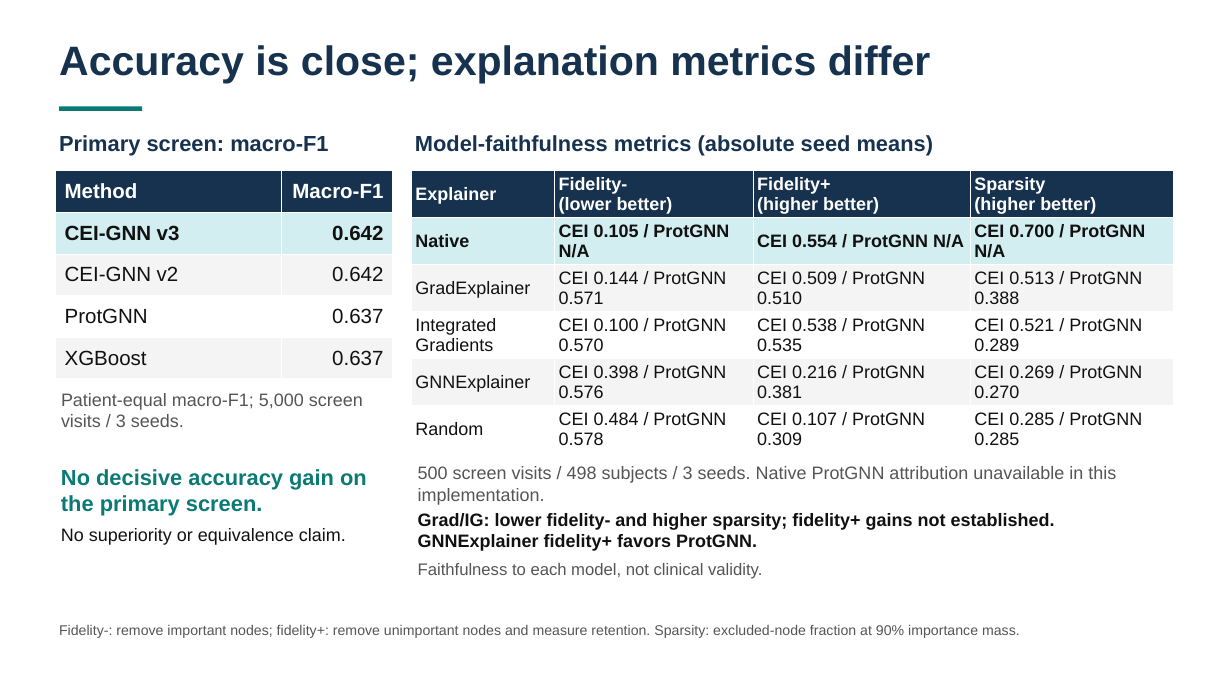
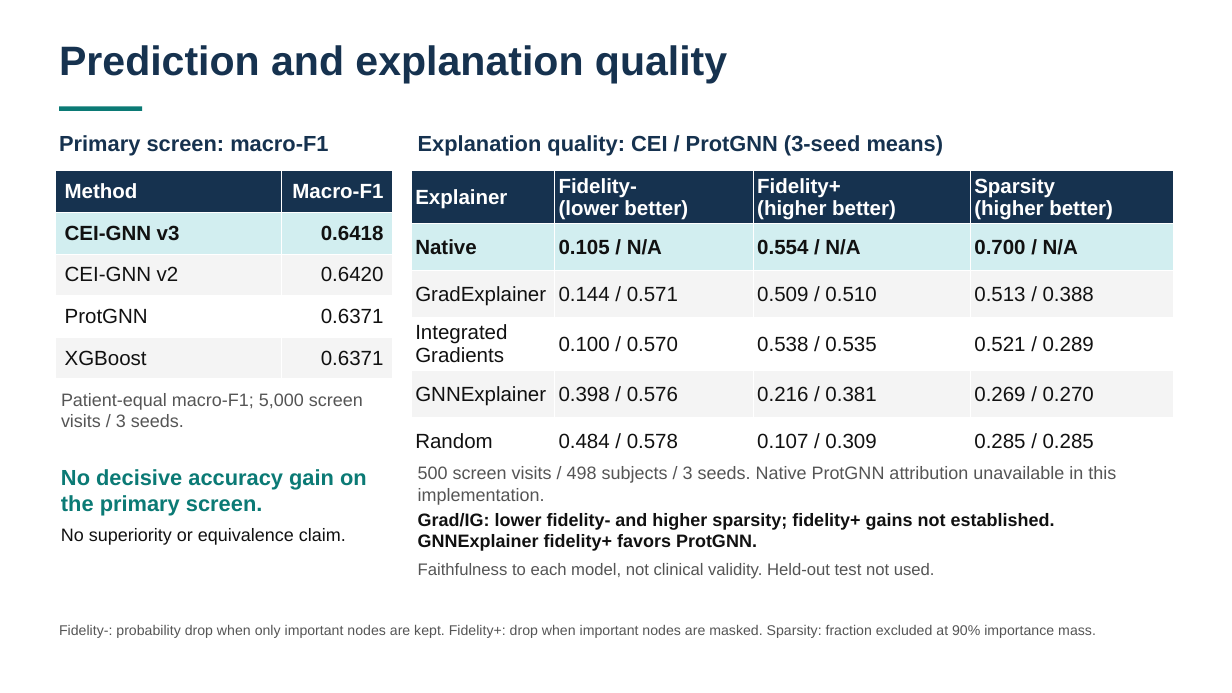
Before and after one commit to nfcolak/MedGNN---Explainable-Graph-Neural-Networks-for-Medical-Diagnosis, a slide deck: slide 3 of docs/presentations/cei-overview/cei-overview.pptx. Drawn at 1232x693 pixels with LibreOffice and Linux fonts; fonts in the diff are those of the drawing. Boxes give left, top, right and bottom in pixels: in the first picture for what was removed or moved away, otherwise in the second. Text is boxed around its words. In the diff, an @@ line names an element or a change of style, - is before the commit and + after.

Commit message:
docs: correct CEI fidelity slide definitions

```diff
--- a/docs/presentations/cei-overview/cei-overview.pptx
+++ b/docs/presentations/cei-overview/cei-overview.pptx
@@ text at bbox=[59, 45, 727, 83]: text changed @@
-Accuracy is close; explanation metrics differ
+Prediction and explanation quality
@@ text at bbox=[418, 135, 944, 155]: text changed @@
-Model-faithfulness metrics (absolute seed means)
+Explanation quality: CEI / ProtGNN (3-seed means)
@@ table at bbox=[55, 171, 393, 379] @@
-row 2, column 2: 0.642
+row 2, column 2: 0.6418
-row 3, column 2: 0.642
+row 3, column 2: 0.6420
-row 4, column 2: 0.637
+row 4, column 2: 0.6371
-row 5, column 2: 0.637
+row 5, column 2: 0.6371
@@ table at bbox=[411, 171, 1174, 453] @@
-row 2: Native | CEI 0.105 / ProtGNN N/A | CEI 0.554 / ProtGNN N/A | CEI 0.700 / ProtGNN N/A
+row 2: Native | 0.105 / N/A | 0.554 / N/A | 0.700 / N/A
-row 3: GradExplainer | CEI 0.144 / ProtGNN 0.571 | CEI 0.509 / ProtGNN 0.510 | CEI 0.513 / ProtGNN 0.388
+row 3: GradExplainer | 0.144 / 0.571 | 0.509 / 0.510 | 0.513 / 0.388
-row 4: Integrated Gradients | CEI 0.100 / ProtGNN 0.570 | CEI 0.538 / ProtGNN 0.535 | CEI 0.521 / ProtGNN 0.289
+row 4: Integrated Gradients | 0.100 / 0.570 | 0.538 / 0.535 | 0.521 / 0.289
-row 5: GNNExplainer | CEI 0.398 / ProtGNN 0.576 | CEI 0.216 / ProtGNN 0.381 | CEI 0.269 / ProtGNN 0.270
+row 5: GNNExplainer | 0.398 / 0.576 | 0.216 / 0.381 | 0.269 / 0.270
-row 6: Random | CEI 0.484 / ProtGNN 0.578 | CEI 0.107 / ProtGNN 0.309 | CEI 0.285 / ProtGNN 0.285
+row 6: Random | 0.484 / 0.578 | 0.107 / 0.309 | 0.285 / 0.285
@@ size 14 to 16 pt in "Explainer", "Fidelity-", "(lower better)", "Fidelity+" and 8 more places @@
@@ text at bbox=[418, 563, 935, 579]: text changed @@
-Faithfulness to each model, not clinical validity.
+Faithfulness to each model, not clinical validity. Held-out test not used.
@@ text at bbox=[59, 625, 1096, 638]: text changed @@
-Fidelity-: remove important nodes; fidelity+: remove unimportant nodes and measure retention. Sparsity: excluded-node fraction at 90% importance mass.
+Fidelity-: probability drop when only important nodes are kept. Fidelity+: drop when important nodes are masked. Sparsity: fraction excluded at 90% importance mass.
```
Also in this commit, not shown: 1 other file.
